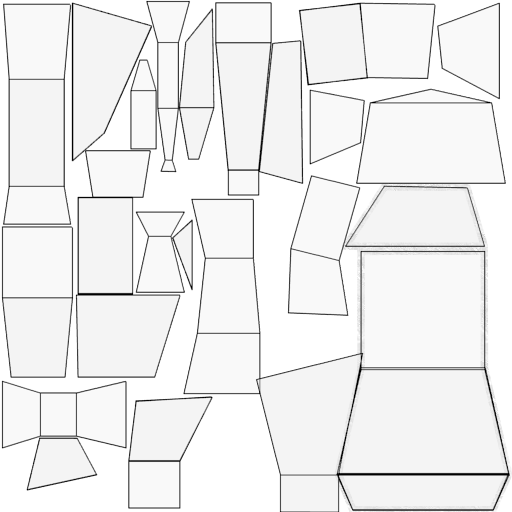
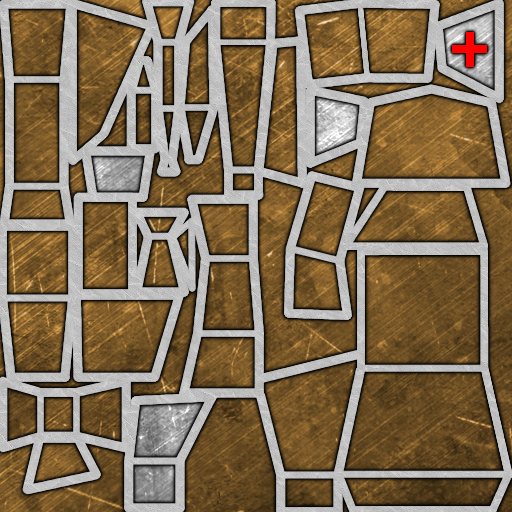
The second 512 x 512 image is a revision of the first. Changes to its layers:
hid "eufmedic.png #5" over <box>84,2,501,509</box>
hid "eufmedic.png #4" over <box>1,88,510,512</box>
hid "eufmedic.png #3" over <box>183,2,436,395</box>
hid "eufmedic.png #2" over <box>130,0,304,196</box>
hid "eufmedic.png #1" over <box>1,196,193,378</box>
hid "eufmedic.png" over <box>2,2,153,225</box>
added layer "CROCE #1" above "CROCE #6" over <box>452,32,487,67</box>
added layer "CROCE #6" above "CROCE #5" over <box>446,26,493,73</box>
added layer "CROCE #5" above "CROCE #4" over <box>446,26,493,73</box>
added layer "CROCE #4" above "CROCE #3" over <box>446,26,493,73</box>
added layer "CROCE #3" above "CROCE #2" over <box>446,26,493,73</box>
added layer "CROCE #2" above "perimetro copia #6" over <box>446,26,493,73</box>
added layer "perimetro copia #6" above "perimetro" over <box>0,0,512,512</box>
painted on "perimetro" over <box>0,0,512,512</box>
added layer "perimetro copia #5" above "perimetro copia #4" over <box>0,0,512,512</box>
added layer "perimetro copia #4" above "perimetro copia #3" over <box>0,0,512,512</box>
added layer "perimetro copia #3" above "perimetro copia #2" over <box>0,0,512,512</box>
added layer "perimetro copia #2" above "perimetro copia #1" over <box>0,0,512,512</box>
added layer "perimetro copia #1" above "perimetro copia" over <box>0,0,512,512</box>
added layer "perimetro copia" above "SFONDO" over <box>0,0,512,512</box>
added layer "SFONDO" above "SFONDO copia" over <box>0,0,512,512</box>
added layer "SFONDO copia" over <box>0,0,512,512</box>
